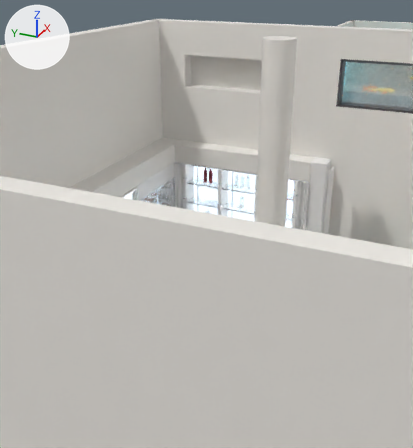
An edit to the glTF model models/B2.glb, drawn before and after from the same camera.
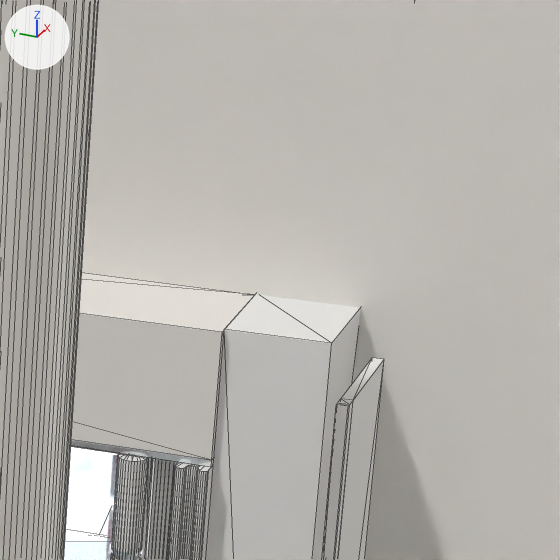
Each version is shown from a camera (50 mm lens) standing at (-3.41, -3.93, 0.97) and looking at (4.18, -0.52, -2.83), then close up on the part from 67% to 87% of the width and 25% to 44% of the height. Arrows for +X, +Y and +Z are at upper left; the lights stay in place. The first two pictures are the older version. The close-ups show mesh edges as thin lines. Vertices at exactly the same position are counted once.

The first close-up shows 'B2_B1_Batch_M3', 'B2_Display_Batch_M10', 'B2_Display_Batch_M10.001', 'B2_Display_Batch_M26', 'B2_Display_Batch_M29', 'B2_Display_Batch_M32', 'B2_UnderMezz_Batch_M3', 'B2_Walls_Manifold_Batch_M1', 'B2_Walls_Manifold_Batch_M3'.
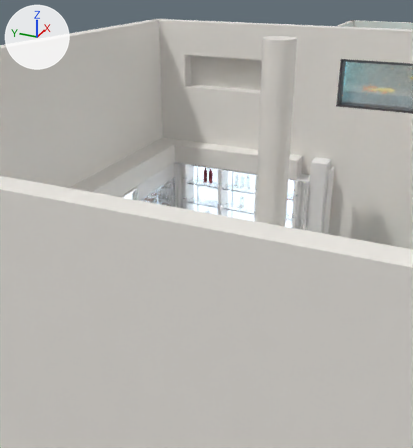
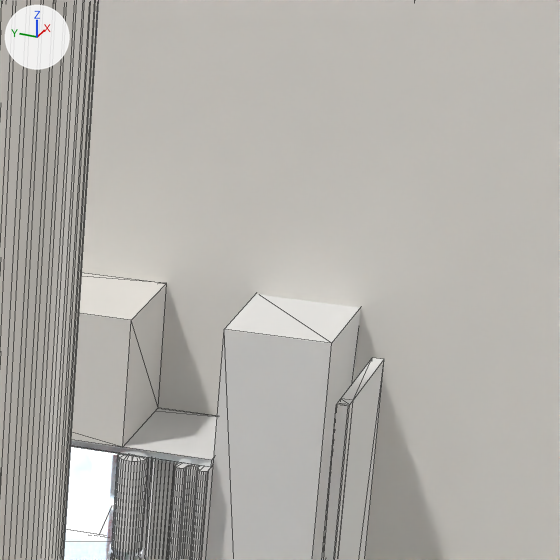
What changed in the scene script:
```text
Change me_b2_undermezz_batch_m3:
    used by ob_b2_undermezz_batch_m3; location = (0.0, 0.0, 0.0)
    before: 8 (6.0, -1.68, -2.55) at pixel (211, 460), 9 (6.34, -1.68, -2.55), 11 (6.0, -1.68, -2.2) at pixel (222, 332), 12 (6.34, -1.68, -2.2) at pixel (255, 294)
    remove me_b2_undermezz_batch_m3.from_pydata(...)  # 14 vertices, 24 faces; spans x 2.14..6.34, y -1.68..1.41, z -2.55..-2.2
    add me_b2_undermezz_batch_m3.from_pydata(...)  # 14 vertices, 24 faces; spans x 2.14..6.34, y -1.44..1.41, z -2.55..-2.2
    me_b2_undermezz_batch_m3 part 1
    add for i in [8, 9, 11, 12]: me_b2_undermezz_batch_m3.vertices[i].co += Vector((0.0, 0.24, 0.0))
```

Boxes [x1, y1, x2, y2] around the edits, measured in the close-ups (560 x 560 px):
'B2_UnderMezz_Batch_M3', reshaped: before [71, 273, 254, 460]; after [71, 273, 167, 447]
